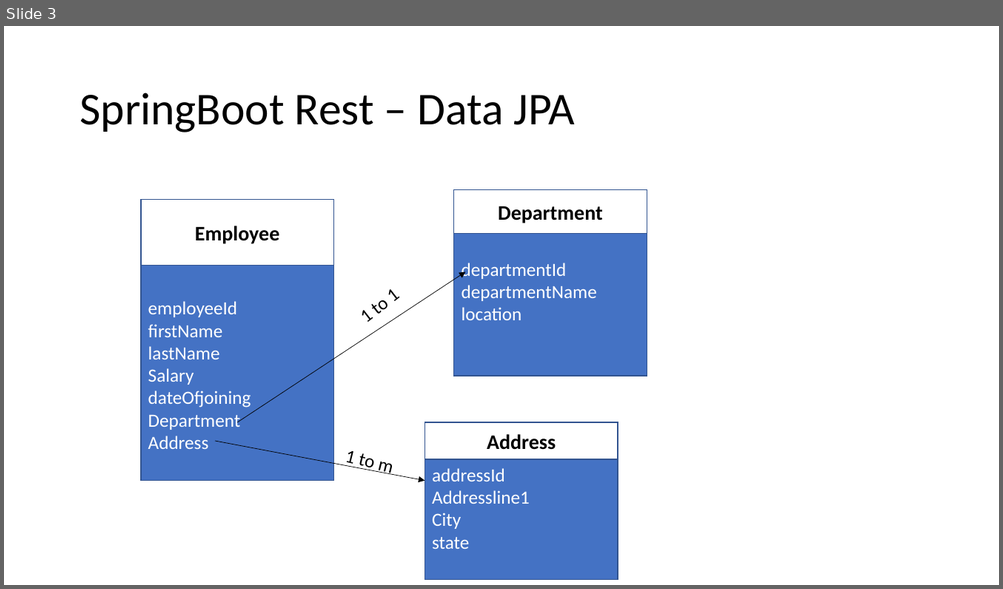
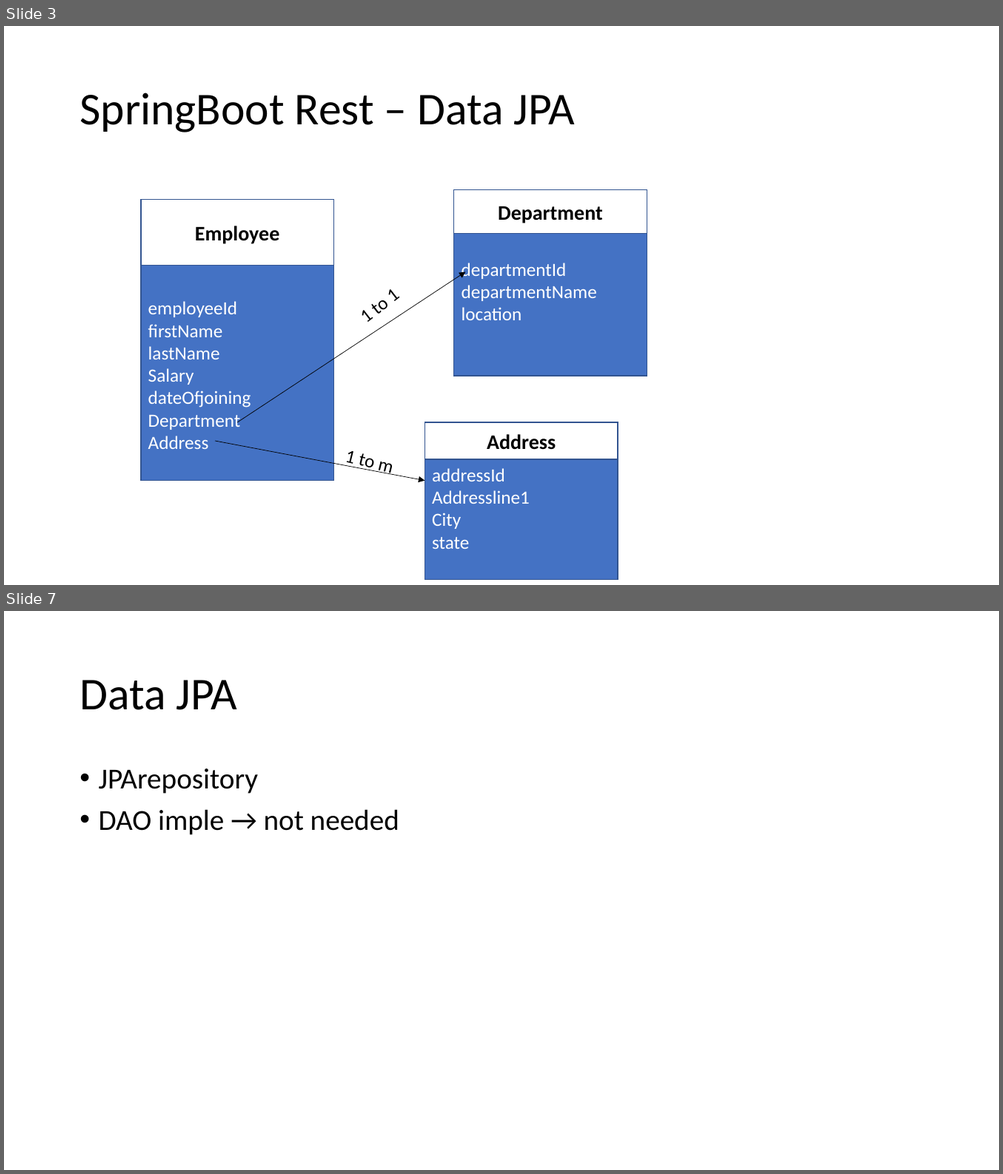
Before and after one commit to preethisr25/microservice-jul, a slide deck: microservices.pptx. Shown one above the other, each under a label of ours: slide 3 before the commit, slides 3 and 7 after it; the slides between them are not shown. The pictures are 1003x589 and 1003x1174 pixels, drawn with LibreOffice and Linux fonts; fonts in the diff are those of the drawing. Boxes give left, top, right and bottom in pixels: in the first picture for what was removed or moved away, otherwise in the second. Text is boxed around its words. In the diff, an @@ line names an element or a change of style, - is before the commit and + after.

```diff
--- a/microservices.pptx
+++ b/microservices.pptx
@@ slide 7 added at bbox=[4, 611, 999, 1170], background #FFFFFF @@
@@ title added at bbox=[79, 680, 237, 710], 44 pt, text #000000 @@
+Data JPA
@@ text added at bbox=[99, 769, 399, 835], 28 pt, text #000000 @@
+• JPArepository
+• DAO imple → not needed
```
Also in this commit, not shown: 1 slide changed, 3 other slides added.
